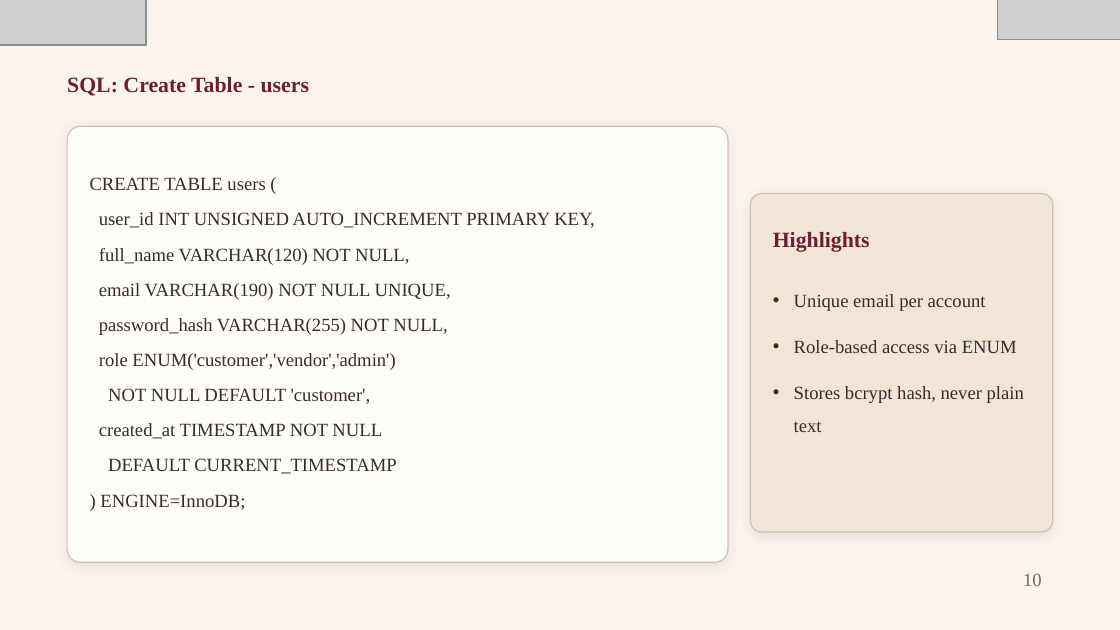
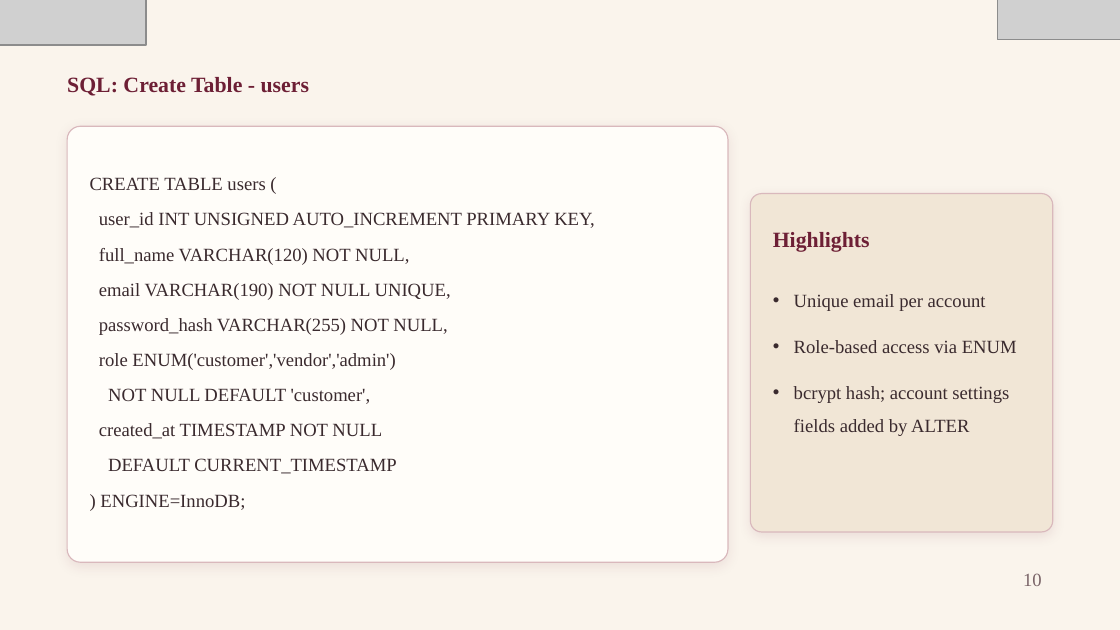
Before and after one commit to Bishu112/00022140_BishwambharThakur_EC3352_Assignment2, a slide deck: slide 10 of Presentation/00022140_BishwambharThakur_EC3352_Assignment2.pptx. Drawn at 1120x630 pixels with LibreOffice and Linux fonts; fonts in the diff are those of the drawing; grey boxes stand for pictures. Boxes give left, top, right and bottom in pixels: in the first picture for what was removed or moved away, otherwise in the second. Text is boxed around its words. In the diff, an @@ line names an element or a change of style, - is before the commit and + after.

```diff
--- a/Presentation/00022140_BishwambharThakur_EC3352_Assignment2.pptx
+++ b/Presentation/00022140_BishwambharThakur_EC3352_Assignment2.pptx
@@ text at [794,386,1009,436]: text changed @@
-• Stores bcrypt hash, never plain text
+• bcrypt hash; account settings fields added by ALTER
```
Also in this commit, not shown: 2 other slides changed, 26 other files.
